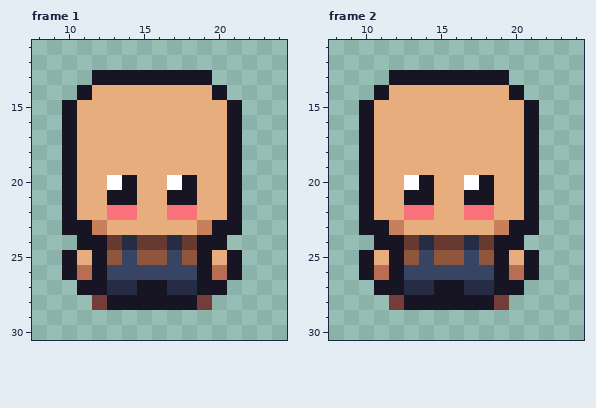
A pixel-art file gets an edit: docs/sprites/base_character.aseprite. The picture above was drawn from the file before the commit.
32x32 pixels, 2 frames. Colours within 5 levels of each other are drawn and written as one. Shown: frame 1: x 8..24, y 11..30; frame 2: x 8..24, y 11..30. The commit also changed other frames, which this record leaves out.
The same view after the edit:
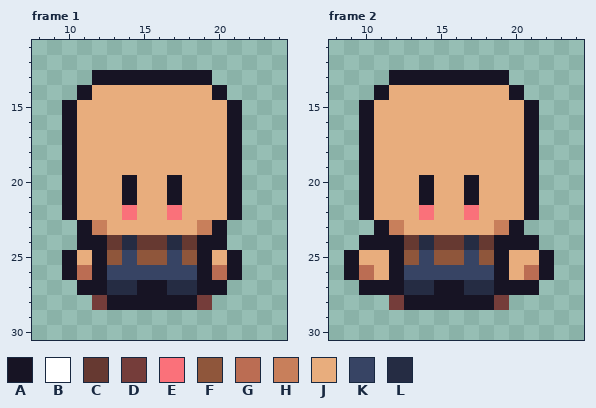
Palette (. is transparent): A #171424  B #ffffff  C #663931  D #753d3a  E #fa717a  F #8f563b  G #bb6d53  H #c87f5b  J #e8ad7d  K #374464  L #252c43
What changed:
--- frame 1
@@ x 8..24 @@
 19 ..AJJJJJJJJJJA...
-20 ..AJJBAJJBAJJA...
-21 ..AJJAAJJAAJJA...
-22 ..AJJEEJJEEJJA...
-23 ..AAHJJJJJJHAA...
+20 ..AJJJAJJAJJJA...
+21 ..AJJJAJJAJJJA...
+22 ..AJJJEJJEJJJA...
+23 ...AHJJJJJJHA....
 24 ...AACLCCLCAA....
--- frame 2
@@ x 8..24 @@
 19 ..AJJJJJJJJJJA...
-20 ..AJJBAJJBAJJA...
-21 ..AJJAAJJAAJJA...
-22 ..AJJEEJJEEJJA...
-23 ..AAHJJJJJJHAA...
-24 ...AACLCCLCAA....
-25 ..AJAFKFFKFAJA...
-26 ..AGAKKKKKKAGA...
-27 ...AALLAALLAA....
+20 ..AJJJAJJAJJJA...
+21 ..AJJJAJJAJJJA...
+22 ..AJJJEJJEJJJA...
+23 ...AHJJJJJJHA....
+24 ..AAACLCCLCAAA...
+25 .AJJAFKFFKFAJJA..
+26 .AGJAKKKKKKAJGA..
+27 ..AAALLAALLAAA...
 28 ....DAAAAAAD.....
